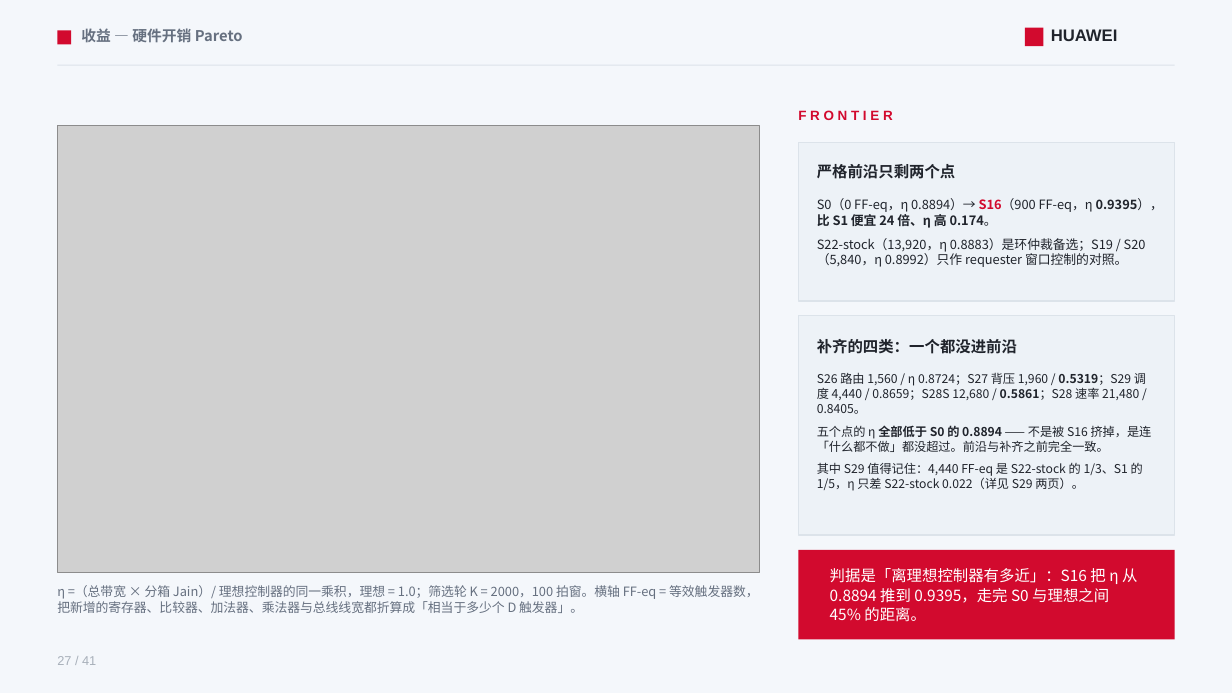
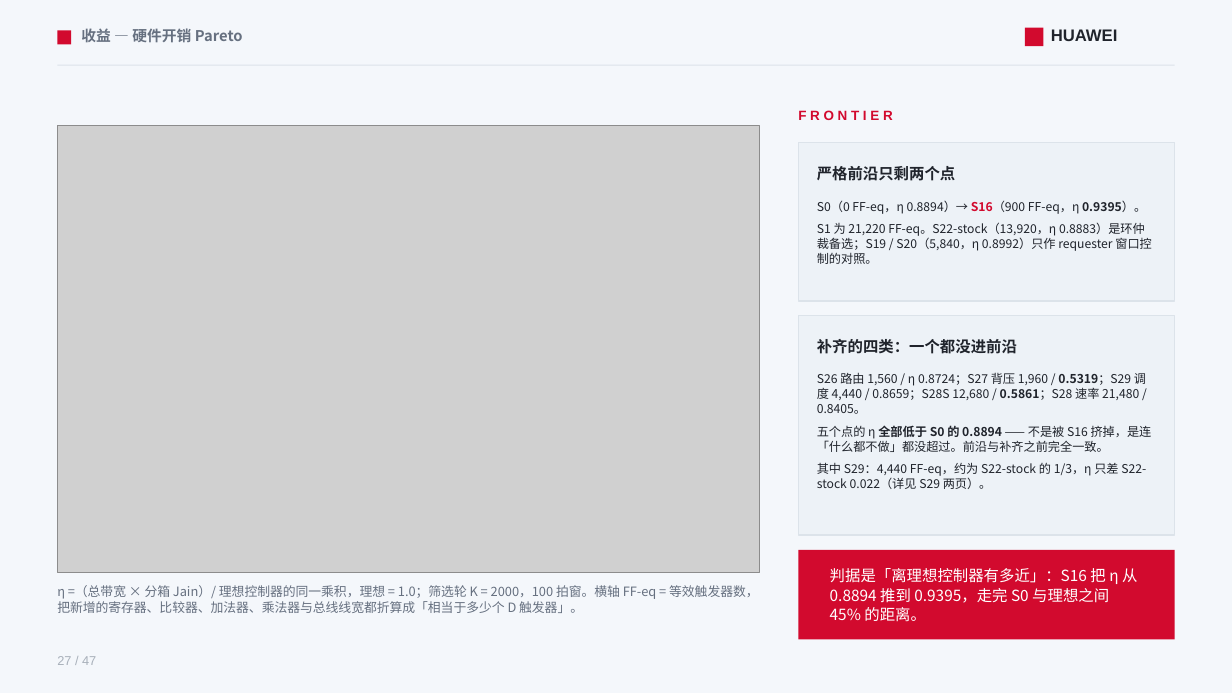
Before and after one commit to lukebest/booksim2, a slide deck: slide 27 of ppt/ring2-write-fairness.pptx. Drawn at 1232x693 pixels with LibreOffice and Linux fonts; fonts in the diff are those of the drawing; grey boxes stand for pictures. Boxes give left, top, right and bottom in pixels: in the first picture for what was removed or moved away, otherwise in the second. Text is boxed around its words. In the diff, an @@ line names an element or a change of style, - is before the commit and + after.

```diff
--- a/ppt/ring2-write-fairness.pptx
+++ b/ppt/ring2-write-fairness.pptx
@@ text at bbox=[817, 201, 1151, 264]: text changed; size 10 to 9.5 pt @@
-S0（0 FF‑eq，η 0.8894）→ S16（900 FF‑eq，η 0.9395），比 S1 便宜 24 倍、η 高 0.174。
-S22-stock（13,920，η 0.8883）是环仲裁备选；S19 / S20（5,840，η 0.8992）只作 requester 窗口控制的对照。
+S0（0 FF‑eq，η 0.8894）→ S16（900 FF‑eq，η 0.9395）。
+S1 为 21,220 FF‑eq。S22-stock（13,920，η 0.8883）是环仲裁备选；S19 / S20（5,840，η 0.8992）只作 requester 窗口控制的对照。
@@ text at bbox=[817, 462, 1146, 489]: text changed @@
-其中 S29 值得记住：4,440 FF‑eq 是 S22-stock 的 1/3、S1 的 1/5，η 只差 S22-stock 0.022（详见 S29 两页）。
+其中 S29：4,440 FF‑eq，约为 S22-stock 的 1/3，η 只差 S22-stock 0.022（详见 S29 两页）。
@@ text at bbox=[57, 656, 96, 665]: text changed @@
-27 / 41
+27 / 47
```
Also in this commit, not shown: 39 other slides changed, 6 slides added, 14 other files.
